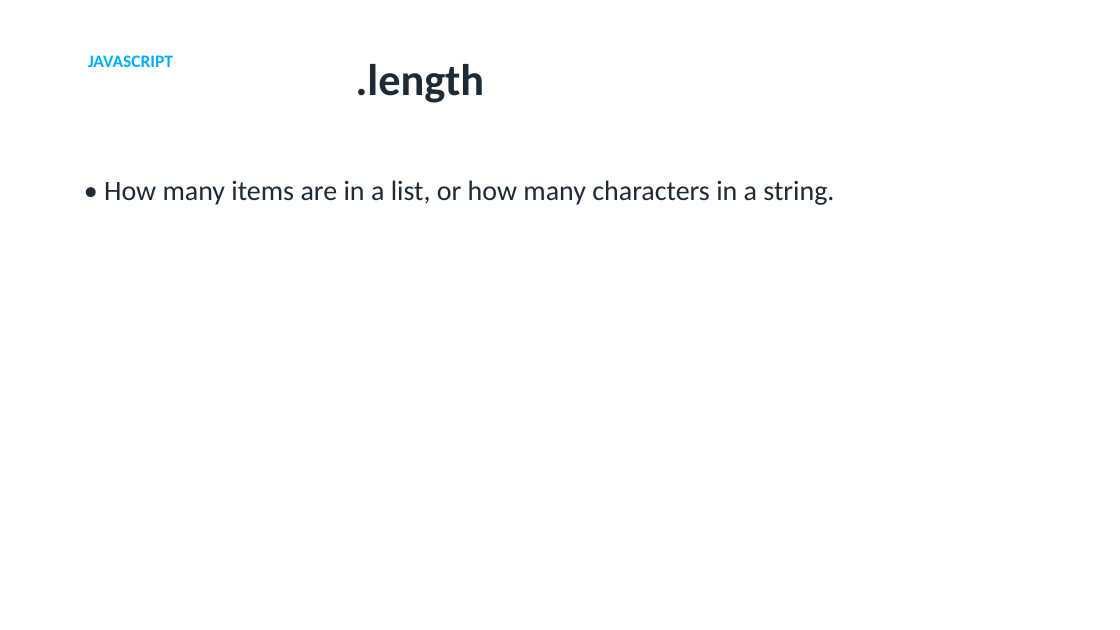
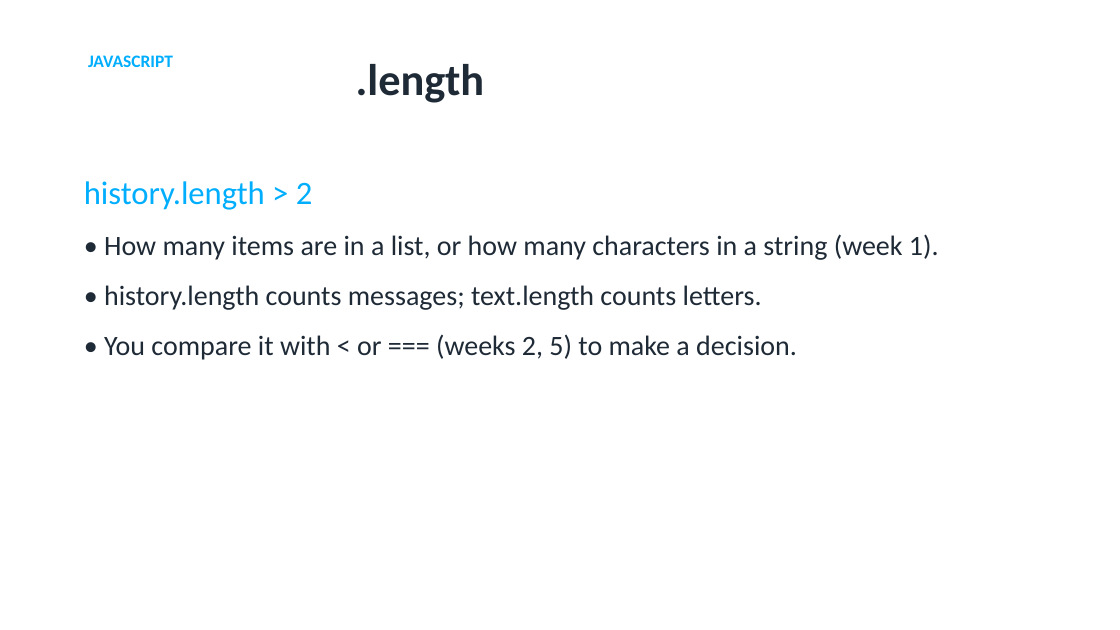
Before and after one commit to utgapps/utgapps.github.io, a slide deck: slide 9 of ai101/slides/week-08.pptx. Drawn at 1120x630 pixels with LibreOffice and Linux fonts; fonts in the diff are those of the drawing. Boxes give left, top, right and bottom in pixels: in the first picture for what was removed or moved away, otherwise in the second. Text is boxed around its words. In the diff, an @@ line names an element or a change of style, - is before the commit and + after.

```diff
--- a/ai101/slides/week-08.pptx
+++ b/ai101/slides/week-08.pptx
@@ text at [84,181,939,360]: text changed @@
-• How many items are in a list, or how many characters in a string.
+history.length > 2
+• How many items are in a list, or how many characters in a string (week 1).
+• history.length counts messages; text.length counts letters.
+• You compare it with < or === (weeks 2, 5) to make a decision.
```
Also in this commit, not shown: 4 other slides changed, 27 other files.
